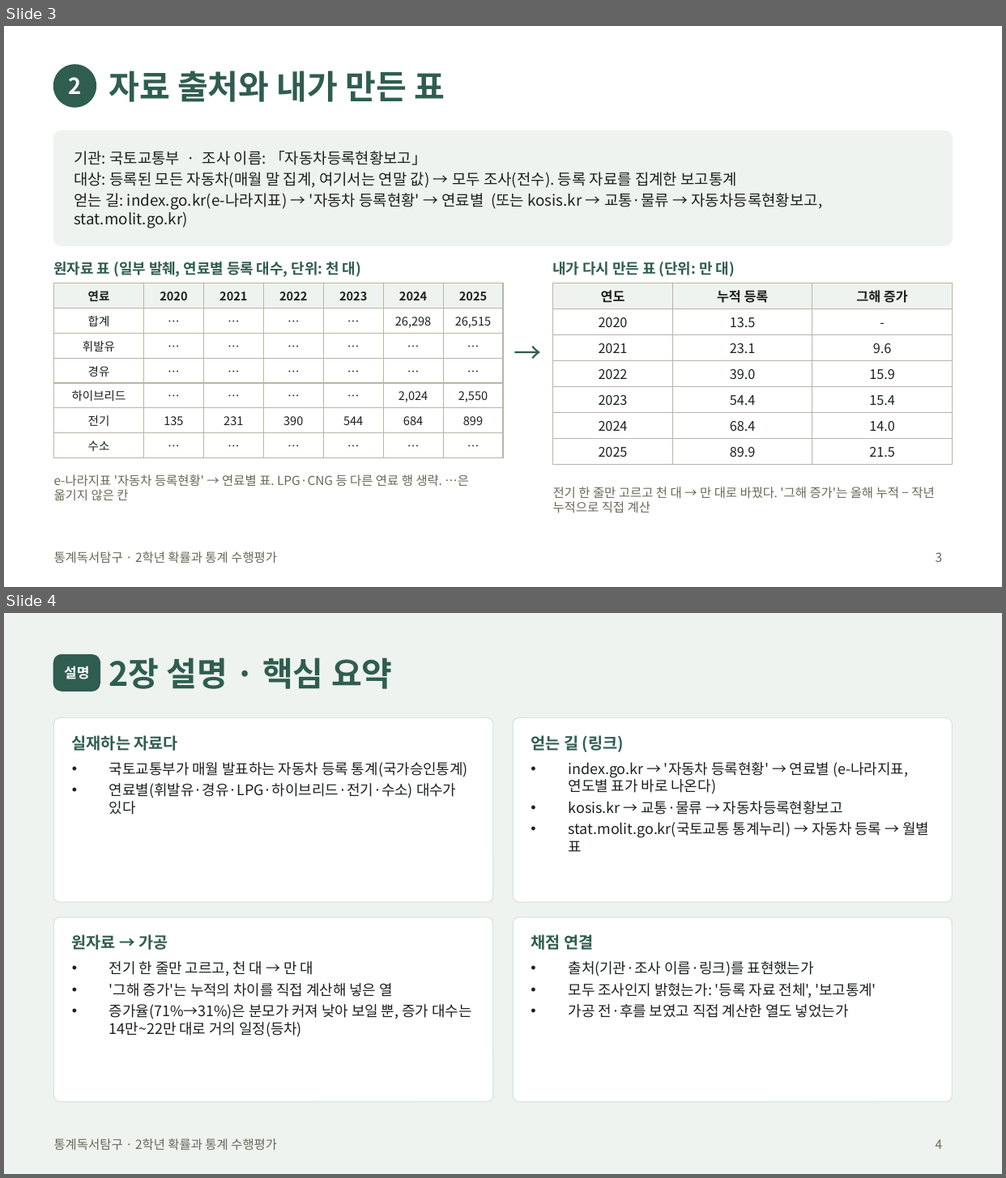
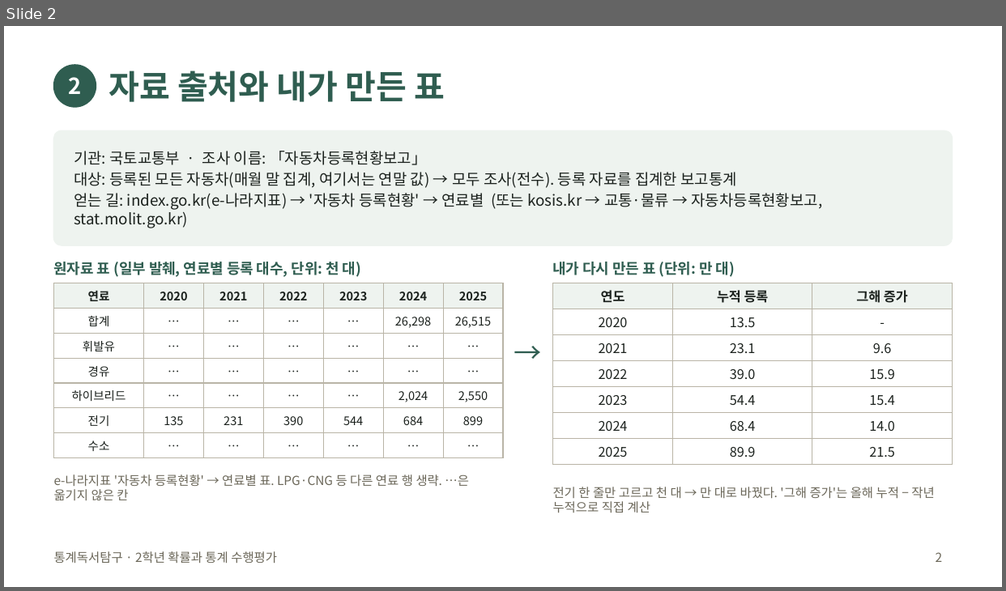
Before and after one commit to jaegeunsongsong/autobot, a slide deck: docs/2026-2학기-통계독서탐구-수행평가/발표예시-공학.pptx. Shown one above the other, each under a label of ours: slides 3 and 4 before the commit, slide 2 after it. The pictures are 1006x1178 and 1006x591 pixels, drawn with LibreOffice and Linux fonts; fonts in the diff are those of the drawing. Boxes give left, top, right and bottom in pixels: in the first picture for what was removed or moved away, otherwise in the second. Text is boxed around its words. In the diff, an @@ line names an element or a change of style, - is before the commit and + after.

```diff
--- a/docs/2026-2학기-통계독서탐구-수행평가/발표예시-공학.pptx
+++ b/docs/2026-2학기-통계독서탐구-수행평가/발표예시-공학.pptx
@@ slide 4 removed at <box>4,613,1002,1174</box>, background #EEF3EF; not listed: 1 template element that a slide beside it also shows @@
@@ rounded rectangle removed at <box>54,655,100,691</box> @@
@@ title removed at <box>108,658,393,689</box> @@
-2장 설명 · 핵심 요약
@@ text removed at <box>64,666,89,679</box> @@
-설명
@@ rounded rectangle removed at <box>54,717,493,902</box> @@
@@ rounded rectangle removed at <box>513,717,952,902</box> @@
@@ text removed at <box>72,735,178,751</box> @@
-실재하는 자료다
@@ text removed at <box>530,735,624,752</box> @@
-얻는 길 (링크)
@@ text removed at <box>109,762,468,815</box> @@
-• 국토교통부가 매월 발표하는 자동차 등록 통계(국가승인통계)
-• 연료별(휘발유·경유·LPG·하이브리드·전기·수소) 대수가 있다
@@ text removed at <box>569,762,929,852</box> @@
-• index.go.kr → '자동차 등록현황' → 연료별 (e-나라지표, 연도별 표가 바로 나온다)
-• kosis.kr → 교통·물류 → 자동차등록현황보고
-• stat.molit.go.kr(국토교통 통계누리) → 자동차 등록 → 월별 표
@@ rounded rectangle removed at <box>54,918,493,1102</box> @@
@@ rounded rectangle removed at <box>513,918,952,1102</box> @@
@@ text removed at <box>72,935,168,950</box> @@
-원자료 → 가공
@@ text removed at <box>530,935,593,950</box> @@
-채점 연결
@@ text removed at <box>109,961,471,1037</box> @@
-• 전기 한 줄만 고르고, 천 대 → 만 대
-• '그해 증가'는 누적의 차이를 직접 계산해 넣은 열
-• 증가율(71%→31%)은 분모가 커져 낮아 보일 뿐, 증가 대수는 14만~22만 대로 거의 일정(등차)
@@ text removed at <box>569,961,876,1018</box> @@
-• 출처(기관·조사 이름·링크)를 표현했는가
-• 모두 조사인지 밝혔는가: '등록 자료 전체', '보고통계'
-• 가공 전·후를 보였고 직접 계산한 열도 넣었는가
@@ page number removed at <box>936,1139,943,1149</box> @@
-4
@@ what was slide 3 is now slide 2 @@
@@ page number at <box>936,552,943,562</box>: text changed @@
-3
+2
```
Also in this commit, not shown: 3 slides changed, 3 other slides removed, 8 other files.
